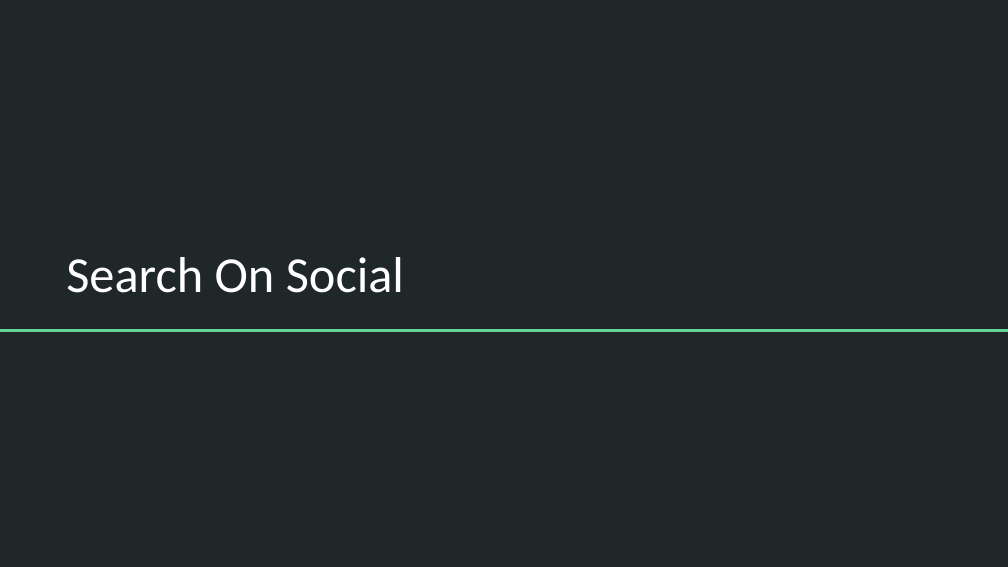
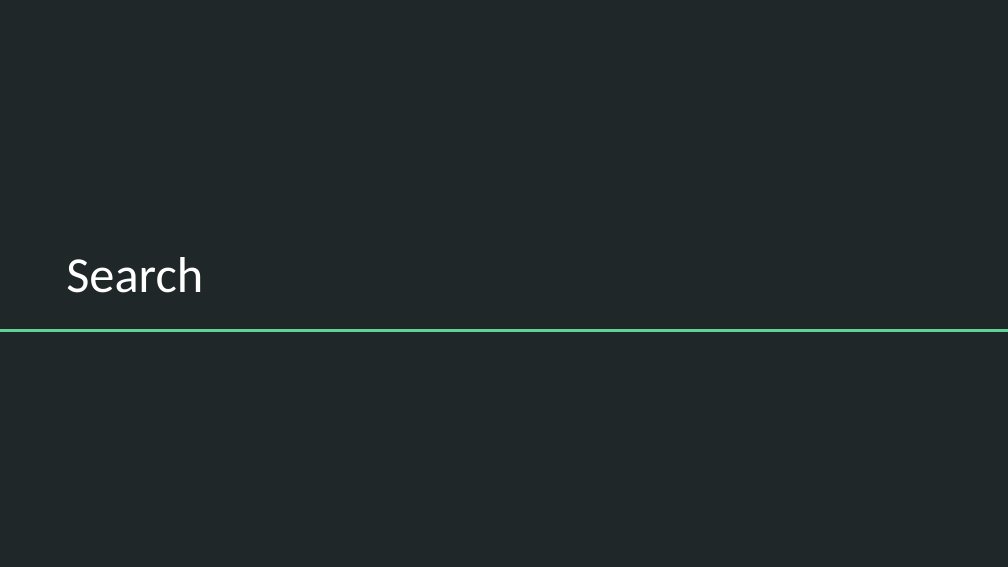
Before and after one commit to aapyles/CNS, a slide deck: slide 20 of bootcamp/storytelling.pptx (slide 18 before the commit). Drawn at 1008x567 pixels with LibreOffice and Linux fonts; fonts in the diff are those of the drawing. Boxes give left, top, right and bottom in pixels: in the first picture for what was removed or moved away, otherwise in the second. Text is boxed around its words. In the diff, an @@ line names an element or a change of style, - is before the commit and + after.

```diff
--- a/bootcamp/storytelling.pptx
+++ b/bootcamp/storytelling.pptx
@@ title at <box>66,257,203,293</box>: text changed @@
-Search On Social
+Search
```
Also in this commit, not shown: 3 other slides changed, 1 slide added, 3 other files.
